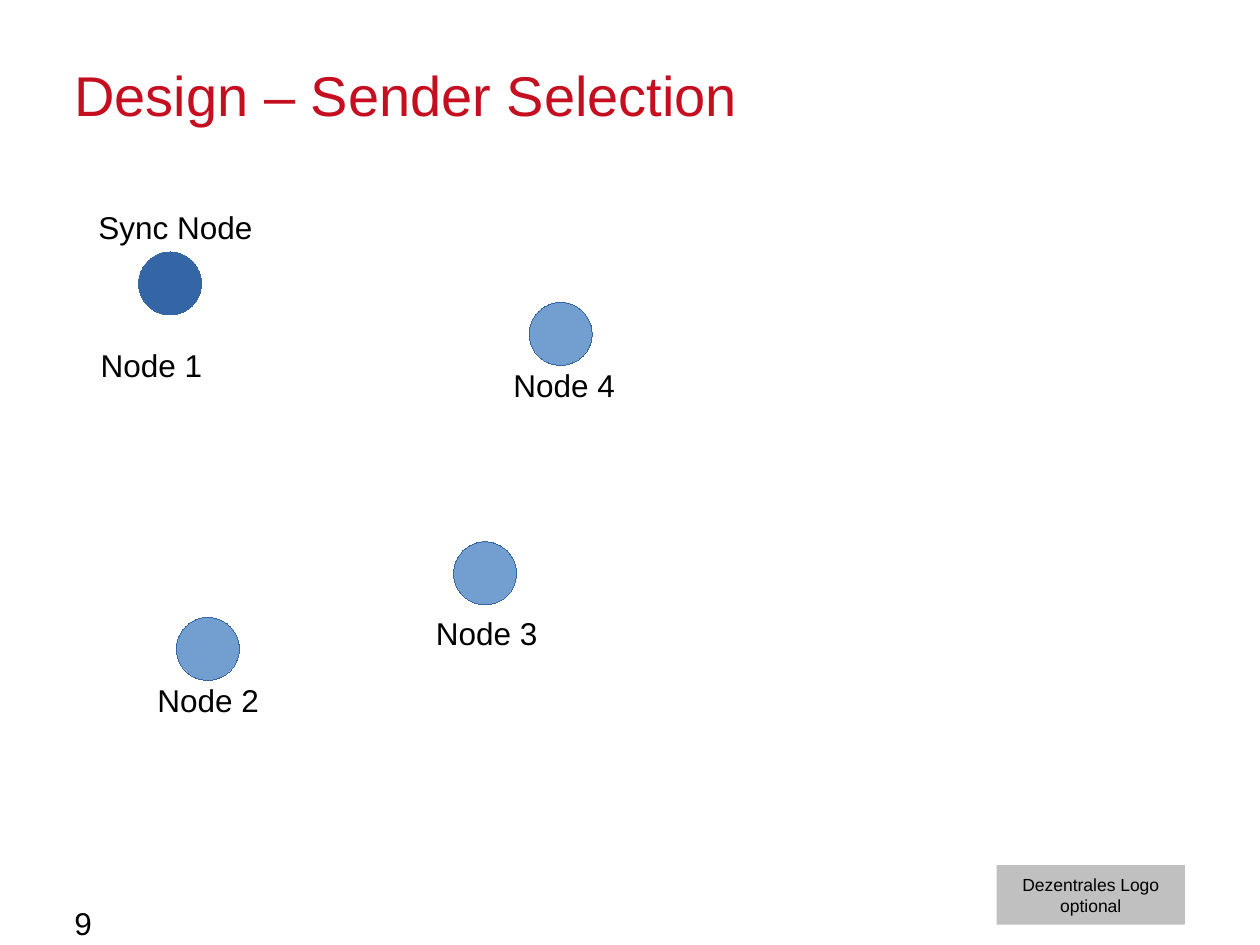
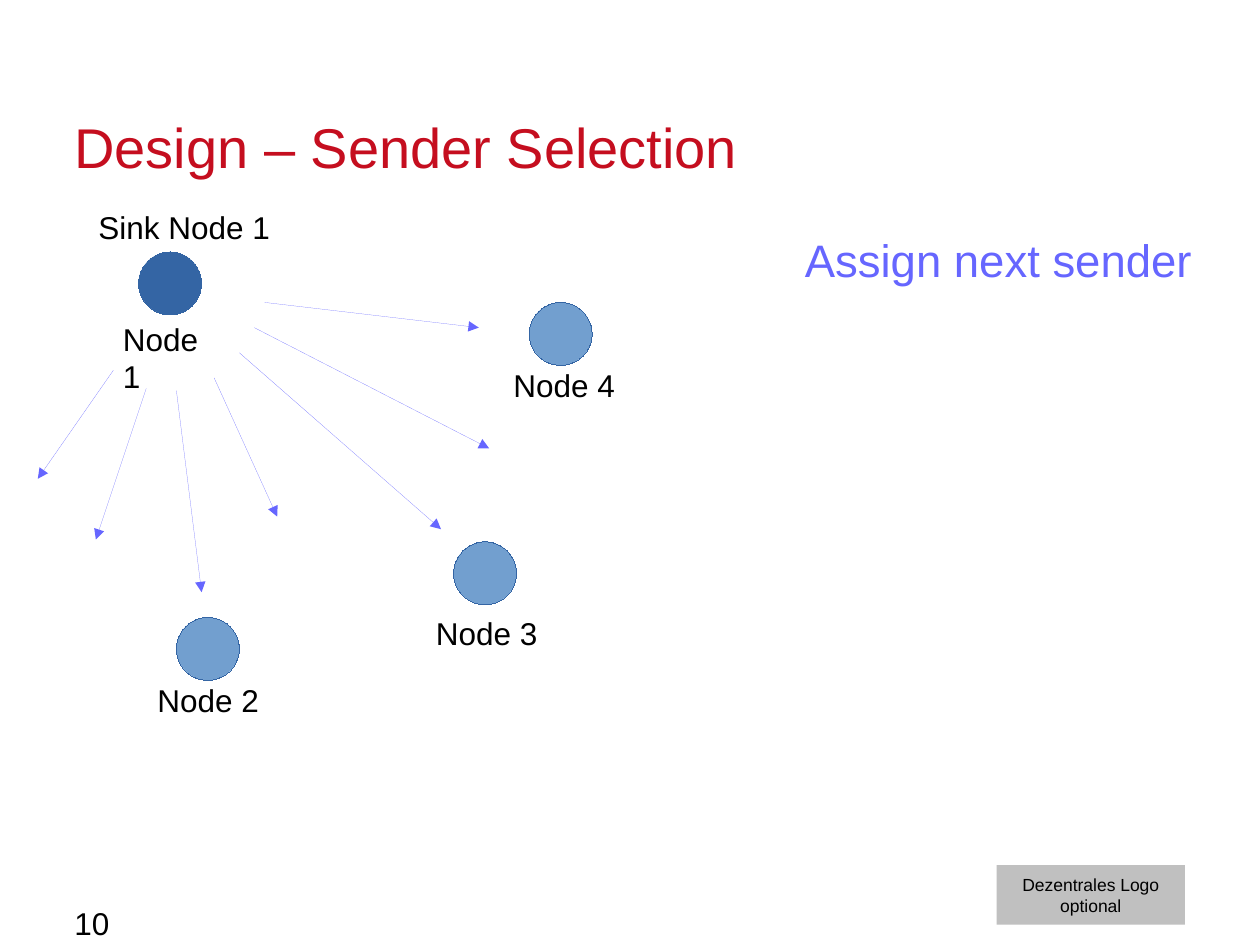
Before and after one commit to moritzschaefer/SensorSequence, a slide deck: slide 10 of docs/MeilensteinNrOne.odp (slide 9 before the commit). Drawn at 1260x945 pixels with LibreOffice and Linux fonts; fonts in the diff are those of the drawing; background and template pictures are left out. Boxes give left, top, right and bottom in pixels: in the first picture for what was removed or moved away, otherwise in the second. Text is boxed around its words. In the diff, an @@ line names an element or a change of style, - is before the commit and + after.

```diff
--- a/docs/MeilensteinNrOne.odp
+++ b/docs/MeilensteinNrOne.odp
@@ title "Design – Sender Selection": place and size @@
-title "Design – Sender Selection" at bbox=[74, 75, 737, 127]
+title "Design – Sender Selection" at bbox=[74, 127, 737, 179]
@@ text at bbox=[98, 216, 270, 240]: text changed @@
-Sync Node
+Sink Node 1
@@ text added at bbox=[805, 244, 1192, 286], 26 pt, text #6666FF @@
+Assign next sender
@@ text "Node 1" rewrapped from bbox=[101, 354, 203, 378] to bbox=[123, 328, 198, 388] @@
@@ arrow added from (255, 328) to (489, 449), #6666FF 0 pt @@
@@ arrow added from (265, 302) to (479, 328), #6666FF 0 pt @@
@@ arrow added from (239, 353) to (441, 529), #6666FF 0 pt @@
@@ arrow added from (113, 370) to (38, 479), #6666FF 0 pt @@
@@ arrow added from (146, 388) to (96, 539), #6666FF 0 pt @@
@@ arrow added from (214, 378) to (277, 517), #6666FF 0 pt @@
@@ arrow added from (176, 391) to (202, 592), #6666FF 0 pt @@
@@ page number at bbox=[74, 913, 109, 936]: text changed @@
-9
+10
```
Also in this commit, not shown: 10 other slides changed, 12 slides added, 6 slides removed, 1 other file.
